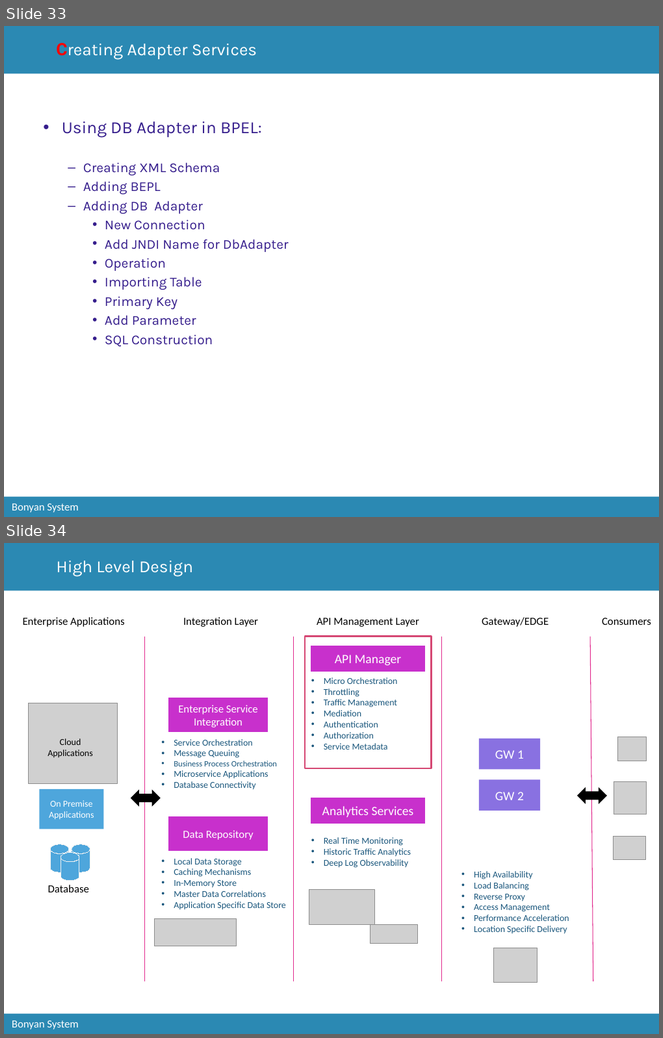
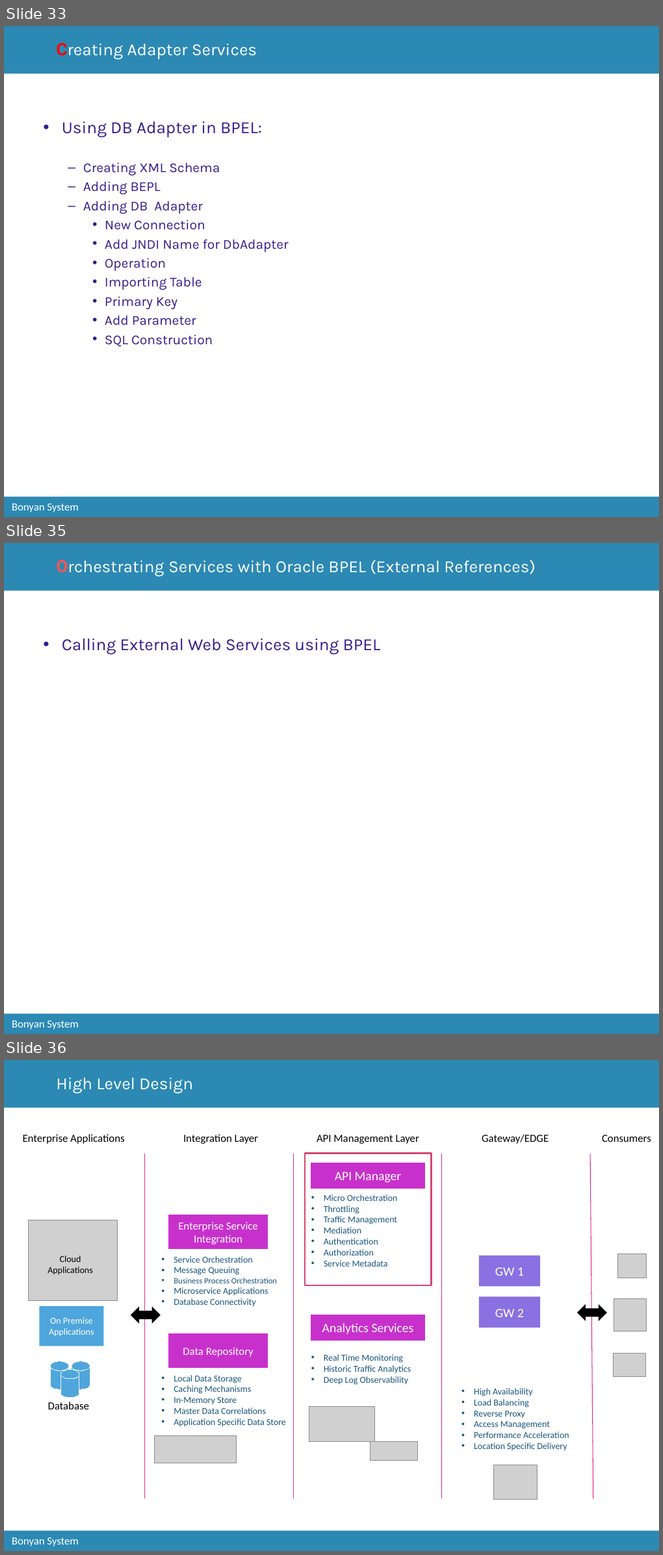
Before and after one commit to catcry/soaTraining, a slide deck: Presentation/soaTrainingPresentation.pptx. Shown one above the other, each under a label of ours: slides 33 and 34 before the commit, slides 33, 35 and 36 after it; the slides between them are not shown. The pictures are 663x1038 and 663x1555 pixels, drawn with LibreOffice and Linux fonts; fonts in the diff are those of the drawing; grey boxes stand for pictures; background and template pictures are left out. Boxes give left, top, right and bottom in pixels: in the first picture for what was removed or moved away, otherwise in the second. Text is boxed around its words. In the diff, an @@ line names an element or a change of style, - is before the commit and + after.

```diff
--- a/Presentation/soaTrainingPresentation.pptx
+++ b/Presentation/soaTrainingPresentation.pptx
@@ slide 35 added at (4, 543, 659, 1034), background #FFFFFF; not listed: 3 template elements that a slide beside it also shows @@
@@ title added at (56, 560, 536, 577), 18.8 pt, text #FFFFFF @@
+Orchestrating Services with Oracle BPEL (External References)
@@ text added at (62, 639, 381, 655), 18.8 pt, text #351D8C @@
+• Calling External Web Services using BPEL
@@ what was slide 34 is now slide 36 @@
```
Also in this commit, not shown: 2 slides changed, 1 other slide added.
